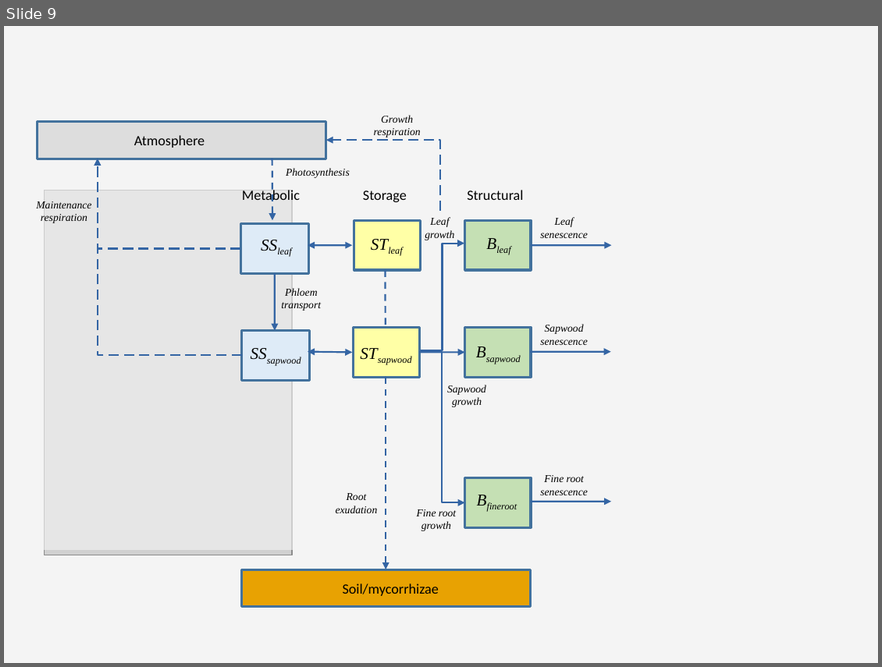
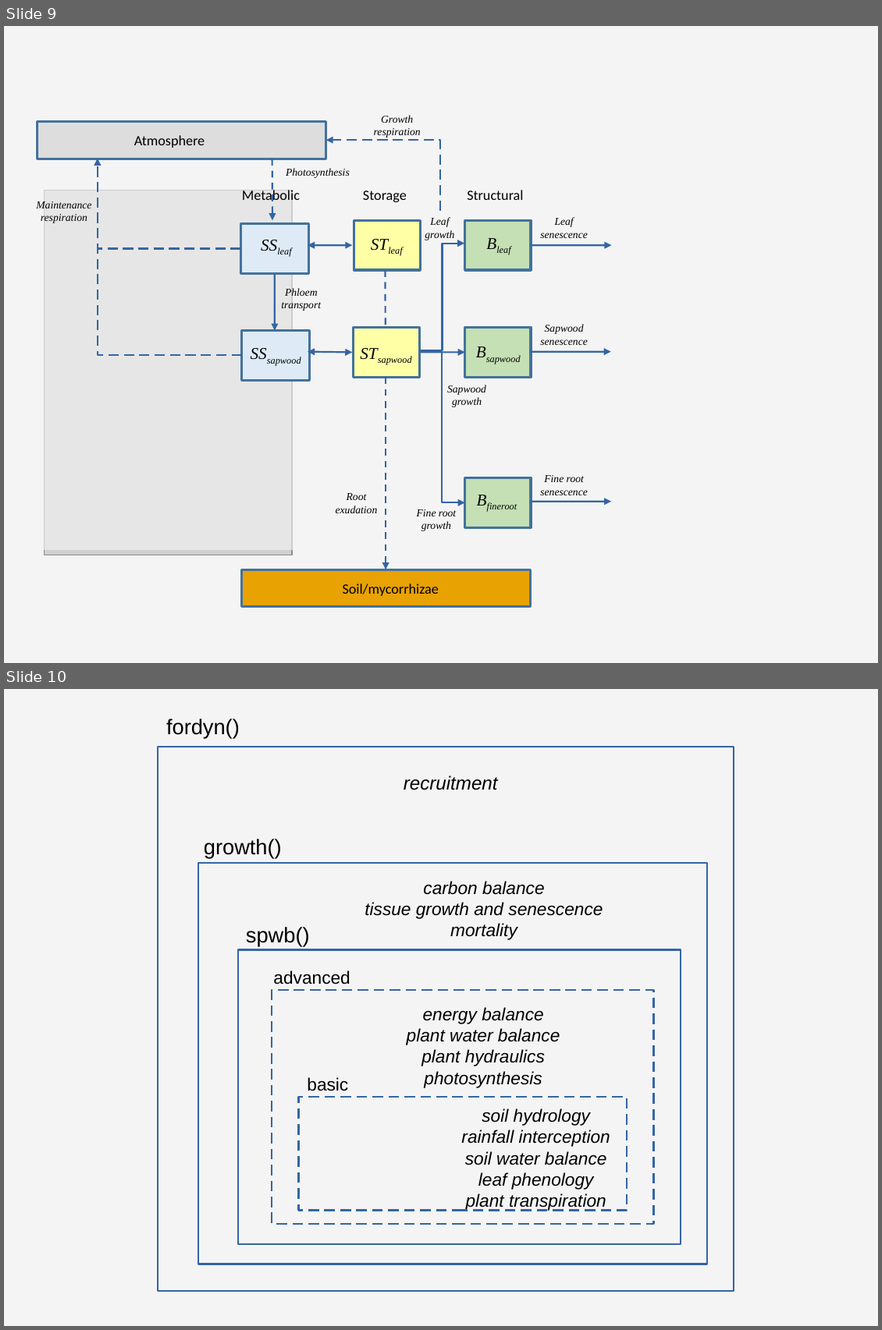
Before and after one commit to emf-creaf/medfatebook, a slide deck: Hydraulics.odp. Shown one above the other, each under a label of ours: slide 9 before the commit, slides 9 and 10 after it. The pictures are 882x667 and 882x1330 pixels, drawn with LibreOffice and Linux fonts; fonts in the diff are those of the drawing; grey boxes stand for pictures. Boxes give left, top, right and bottom in pixels: in the first picture for what was removed or moved away, otherwise in the second. Text is boxed around its words. In the diff, an @@ line names an element or a change of style, - is before the commit and + after.

```diff
--- a/Hydraulics.odp
+++ b/Hydraulics.odp
@@ slide 10 added at [4, 689, 878, 1326], background #F4F4F4 @@
@@ group added at [158, 719, 733, 1291]: 9 texts, 5 rectangles @@
+fordyn()
+growth()
+recruitment
+spwb()
+carbon balance
+tissue growth and senescence
+mortality
+soil hydrology
+rainfall interception
+soil water balance
+leaf phenology
+plant transpiration
+advanced
+energy balance
+plant water balance
+plant hydraulics
+photosynthesis
+basic
```
Also in this commit, not shown: 3 slides changed, 9 other files.
